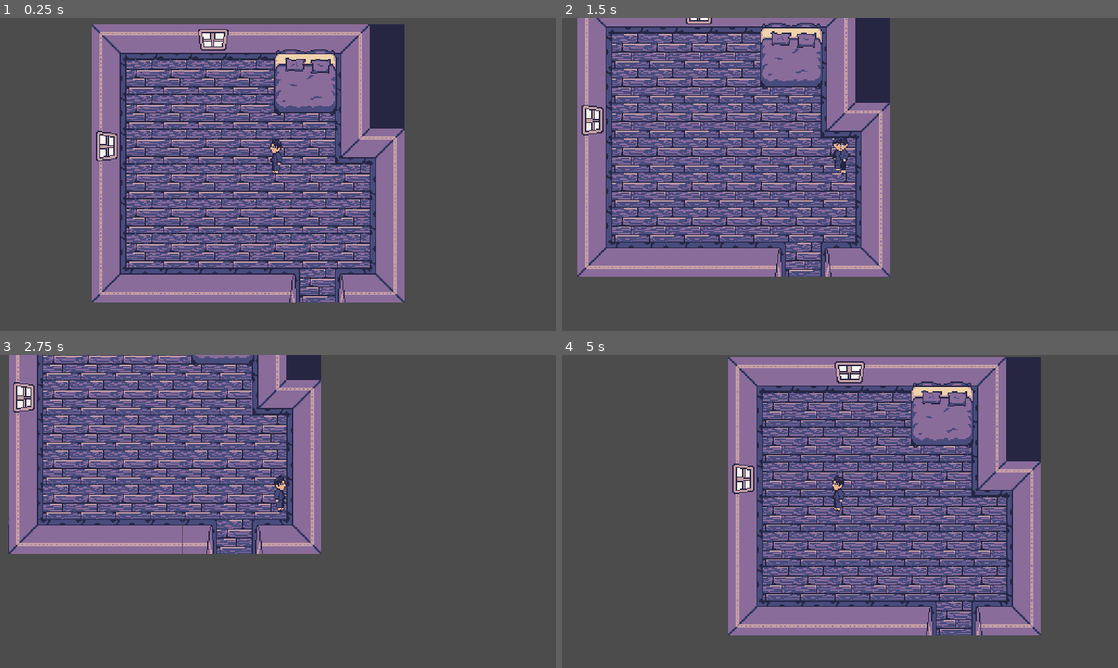
Above: before the commit, frames 1-4 (two rows, left to right).
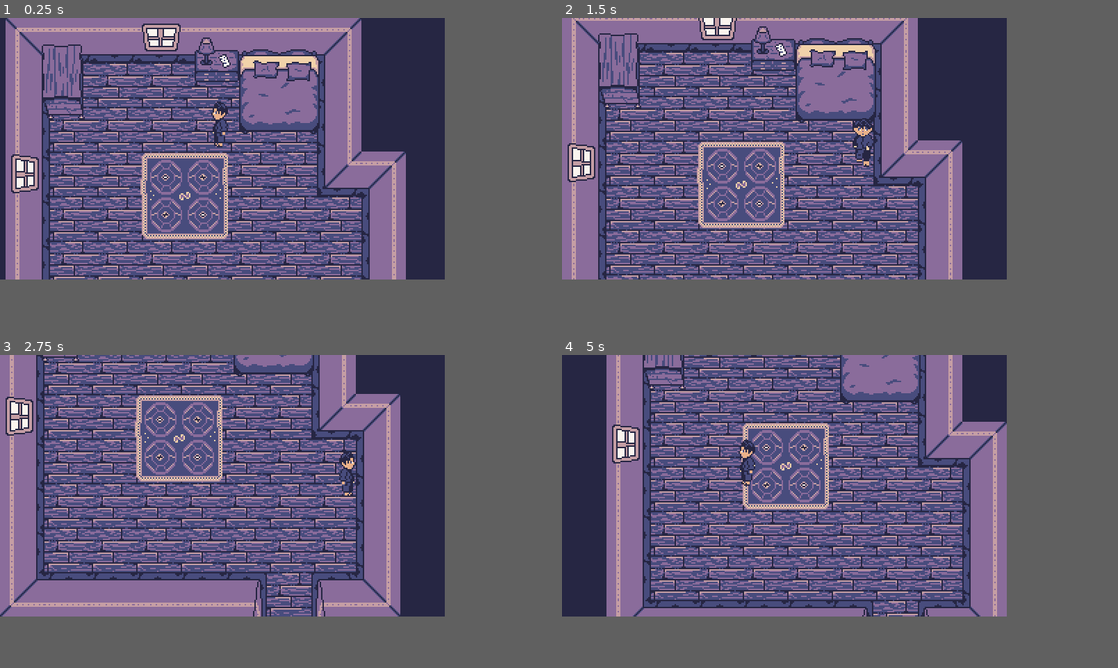
Above: after the commit, the same moments.

Repository: chickendude/dark-pages
Game: Godot game, scene res://Maps/WillsRoom.tscn
Two runs of this game, one before a commit and one after it. Both use one fixed random seed, a clock stepped at 60 frames per second and the inputs below.
Inputs:
- Up to frame 1 (0.25 s): no input
- Up to frame 2 (1.5 s): tap Enter at 0.5 s; hold Right (ui_right) 0.53-1.28 s; hold Down (ui_down) from 1.28 s (still down)
- Up to frame 3 (2.75 s): release Down (ui_down) at 2.03 s; hold Right (ui_right) from 2.03 s (still down)
- Up to frame 4 (5 s): release Right (ui_right) at 2.78 s; hold Up (ui_up) 2.78-3.53 s; hold Left (ui_left) from 3.53 s (still down)
The window is 800x450 before the commit and 640x376 after it. Grey fills any space a smaller window leaves; there, only what the larger window draws over its background counts as a difference.

The runs differ from the first frame. In frame 1, 53% of the frame differs, in the area x 0-80%, y 0-91%; in frame 2, 50%; in frame 3, 54%; in frame 4, 61%, in the area x 0-87%, y 0-90%.

Commit message:
Fill out main character's room some more.

Diff:
--- a/Maps/WillsRoom.tscn
+++ b/Maps/WillsRoom.tscn
@@ -49,6 +49,20 @@
 0/shape_one_way_margin = 0.0
 0/shapes = [  ]
 0/z_index = 0
+1/name = "floor.png 1"
+1/texture = ExtResource( 3 )
+1/tex_offset = Vector2( 0, 0 )
+1/modulate = Color( 1, 1, 1, 1 )
+1/region = Rect2( 96, 0, 64, 64 )
+1/tile_mode = 0
+1/occluder_offset = Vector2( 0, 0 )
+1/navigation_offset = Vector2( 0, 0 )
+1/shape_offset = Vector2( 0, 0 )
+1/shape_transform = Transform2D( 1, 0, 0, 1, 0, 0 )
+1/shape_one_way = false
+1/shape_one_way_margin = 0.0
+1/shapes = [  ]
+1/z_index = 0
 
 [sub_resource type="ConvexPolygonShape2D" id=3]
 points = PoolVector2Array( 32, 32, 0, 32, 0, 0, 32, 0 )
@@ -302,6 +316,12 @@
 [sub_resource type="RectangleShape2D" id=29]
 extents = Vector2( 27, 28 )
 
+[sub_resource type="RectangleShape2D" id=30]
+extents = Vector2( 16, 11 )
+
+[sub_resource type="RectangleShape2D" id=31]
+extents = Vector2( 14, 22 )
+
 [node name="WillsRoom" type="Node2D"]
 
 [node name="FloorTileMap" type="TileMap" parent="."]
@@ -316,31 +336,58 @@
 cell_size = Vector2( 32, 32 )
 cell_clip_uv = true
 format = 1
+tile_data = PoolIntArray( 196611, 0, 0 )
 
 [node name="WallsTilemap" type="TileMap" parent="."]
 tile_set = SubResource( 7 )
 cell_size = Vector2( 32, 32 )
 cell_clip_uv = true
 format = 1
-tile_data = PoolIntArray( 0, 0, 0, 1, 0, 1, 2, 0, 1, 3, 0, 196608, 4, 0, 1, 5, 0, 1, 6, 0, 1, 7, 0, 2, 8, 0, 65537, 65536, 0, 65536, 65543, 0, 65538, 65544, 0, 65537, 131072, 0, 65536, 131079, 0, 65538, 131080, 0, 65537, 196608, 0, 262144, 196615, 0, 65539, 196616, 0, 2, 262144, 0, 65536, 262152, 0, 65538, 327680, 0, 65536, 327688, 0, 65538, 393216, 0, 65536, 393224, 0, 65538, 458752, 0, 131072, 458753, 0, 131073, 458754, 0, 131073, 458755, 0, 131073, 458756, 0, 131073, 458757, 0, 262147, 458759, 0, 262148, 458760, 0, 131074 )
+tile_data = PoolIntArray( 65535, 0, 65537, 0, 0, 0, 1, 0, 1, 2, 0, 1, 3, 0, 196608, 4, 0, 1, 5, 0, 1, 6, 0, 1, 7, 0, 2, 8, 0, 65537, 9, 0, 65537, 131071, 0, 65537, 65536, 0, 65536, 65543, 0, 65538, 65544, 0, 65537, 65545, 0, 65537, 196607, 0, 65537, 131072, 0, 65536, 131079, 0, 65538, 131080, 0, 65537, 131081, 0, 65537, 262143, 0, 65537, 196608, 0, 262144, 196615, 0, 65539, 196616, 0, 2, 196617, 0, 65537, 327679, 0, 65537, 262144, 0, 65536, 262152, 0, 65538, 262153, 0, 65537, 393215, 0, 65537, 327680, 0, 65536, 327688, 0, 65538, 327689, 0, 65537, 458751, 0, 65537, 393216, 0, 65536, 393224, 0, 65538, 393225, 0, 65537, 524287, 0, 65537, 458752, 0, 131072, 458753, 0, 131073, 458754, 0, 131073, 458755, 0, 131073, 458756, 0, 131073, 458757, 0, 262147, 458759, 0, 262148, 458760, 0, 131074, 458761, 0, 65537 )
 
 [node name="YSort" type="YSort" parent="."]
 
 [node name="Furniture" type="YSort" parent="YSort"]
 
-[node name="StaticBody2D" type="StaticBody2D" parent="YSort/Furniture"]
+[node name="Bed" type="StaticBody2D" parent="YSort/Furniture"]
 position = Vector2( 197, 53 )
 
-[node name="Bed" type="Sprite" parent="YSort/Furniture/StaticBody2D"]
+[node name="Sprite" type="Sprite" parent="YSort/Furniture/Bed"]
 texture = ExtResource( 2 )
 region_enabled = true
 region_rect = Rect2( 3, 2, 58, 61 )
 
-[node name="CollisionShape2D" type="CollisionShape2D" parent="YSort/Furniture/StaticBody2D"]
+[node name="CollisionShape2D" type="CollisionShape2D" parent="YSort/Furniture/Bed"]
 shape = SubResource( 29 )
 
+[node name="BedDesk" type="StaticBody2D" parent="YSort/Furniture"]
+position = Vector2( 152, 30 )
+
+[node name="Sprite" type="Sprite" parent="YSort/Furniture/BedDesk"]
+texture = ExtResource( 2 )
+region_enabled = true
+region_rect = Rect2( 64, 0, 32, 32 )
+
+[node name="CollisionShape2D" type="CollisionShape2D" parent="YSort/Furniture/BedDesk"]
+modulate = Color( 1, 1, 1, 0.54902 )
+position = Vector2( 0, 5 )
+shape = SubResource( 30 )
+
+[node name="Desk" type="StaticBody2D" parent="YSort/Furniture"]
+position = Vector2( 42, 46 )
+
+[node name="Sprite" type="Sprite" parent="YSort/Furniture/Desk"]
+texture = ExtResource( 2 )
+region_enabled = true
+region_rect = Rect2( 0, 67, 32, 54 )
+
+[node name="CollisionShape2D" type="CollisionShape2D" parent="YSort/Furniture/Desk"]
+modulate = Color( 1, 1, 1, 0.54902 )
+position = Vector2( -1, 2 )
+shape = SubResource( 31 )
+
 [node name="Will" parent="YSort" instance=ExtResource( 1 )]
-position = Vector2( 171.661, 138.012 )
+position = Vector2( 156, 93 )
 
 [node name="RemoteTransform2D" type="RemoteTransform2D" parent="YSort/Will"]
 remote_path = NodePath("../../../Camera2D")
@@ -348,5 +395,10 @@
 update_scale = false
 
 [node name="Camera2D" type="Camera2D" parent="."]
-position = Vector2( 171.661, 138.012 )
+position = Vector2( 156, 93 )
 current = true
+limit_left = -32
+limit_top = 0
+limit_right = 320
+limit_bottom = 256
+smoothing_enabled = true
--- a/project.godot
+++ b/project.godot
@@ -21,10 +21,10 @@
 
 [display]
 
-window/size/width=512
-window/size/height=288
-window/size/test_width=1024
-window/size/test_height=576
+window/size/width=320
+window/size/height=188
+window/size/test_width=960
+window/size/test_height=564
 window/stretch/mode="2d"
 window/stretch/aspect="keep"
 
Not shown: 1 places in Maps/WillsRoom.tscn that only renumber resources
Binary file changed: data/sprites/tiles/house.png
Not shown, changed: data/sprites/tiles/house.pyxel
